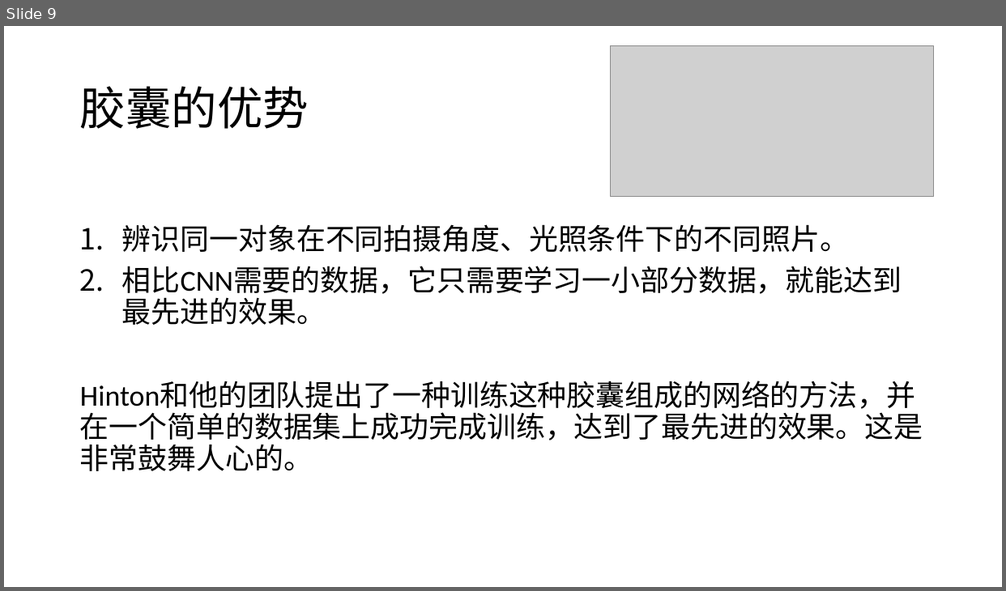
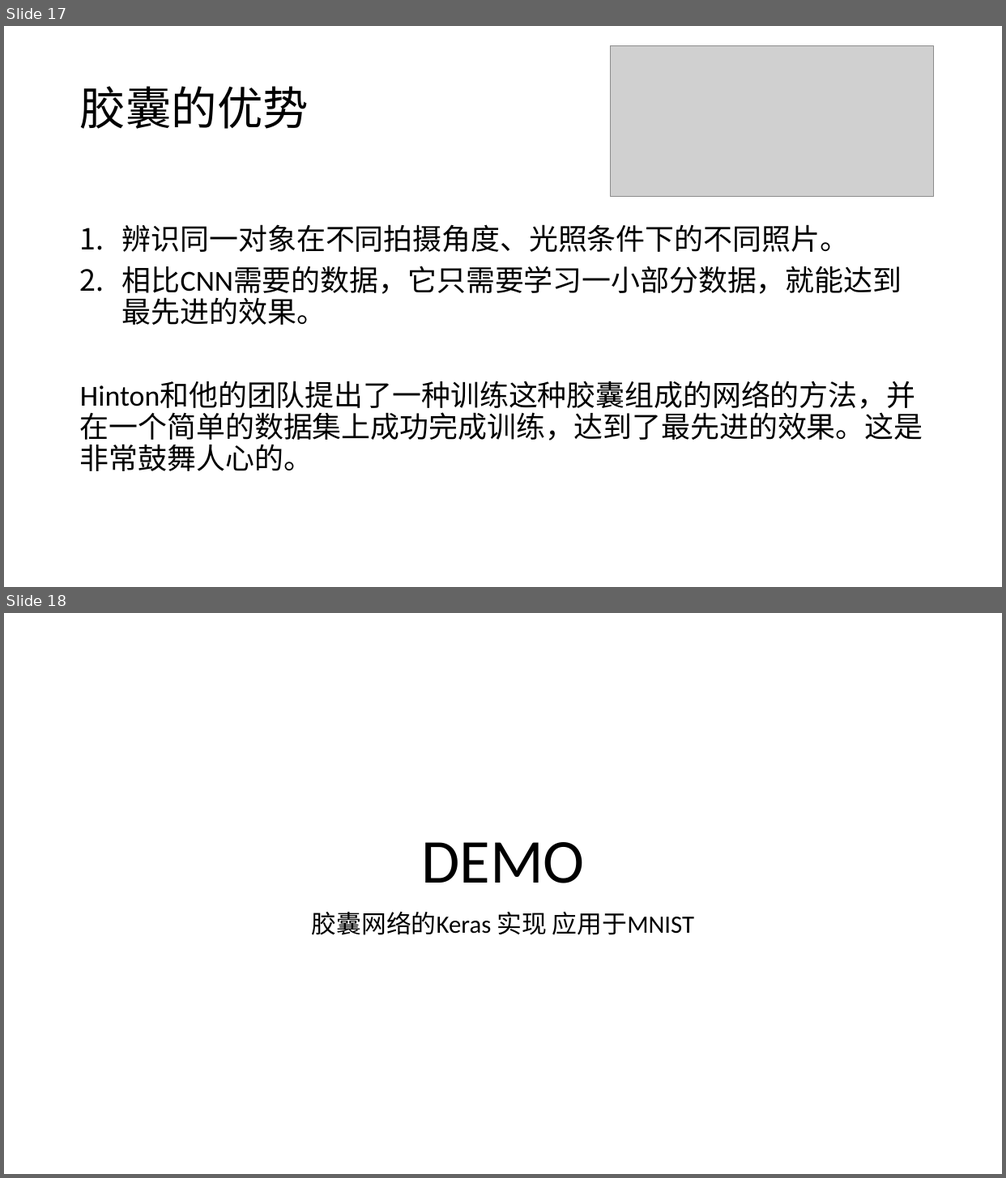
Before and after one commit to foamliu/Learning-DL, a slide deck: capsnet/CapsNet.pptx. Shown one above the other, each under a label of ours: slide 9 before the commit, slides 17 and 18 after it. The pictures are 1006x591 and 1006x1178 pixels, drawn with LibreOffice and Linux fonts; fonts in the diff are those of the drawing; grey boxes stand for pictures. Boxes give left, top, right and bottom in pixels: in the first picture for what was removed or moved away, otherwise in the second. Text is boxed around its words. In the diff, an @@ line names an element or a change of style, - is before the commit and + after.

```diff
--- a/capsnet/CapsNet.pptx
+++ b/capsnet/CapsNet.pptx
@@ slide 18 added at (4, 613, 1002, 1174), background #FFFFFF @@
@@ title added at (421, 842, 585, 884), 60 pt, text #000000 @@
+DEMO
@@ subtitle added at (312, 912, 694, 935), 24 pt, text #000000 @@
+胶囊网络的Keras 实现 应用于MNIST
@@ what was slide 9 is now slide 17 @@
```
Also in this commit, not shown: 5 slides changed, 9 other slides added, 2 slides removed, 1 other file.
